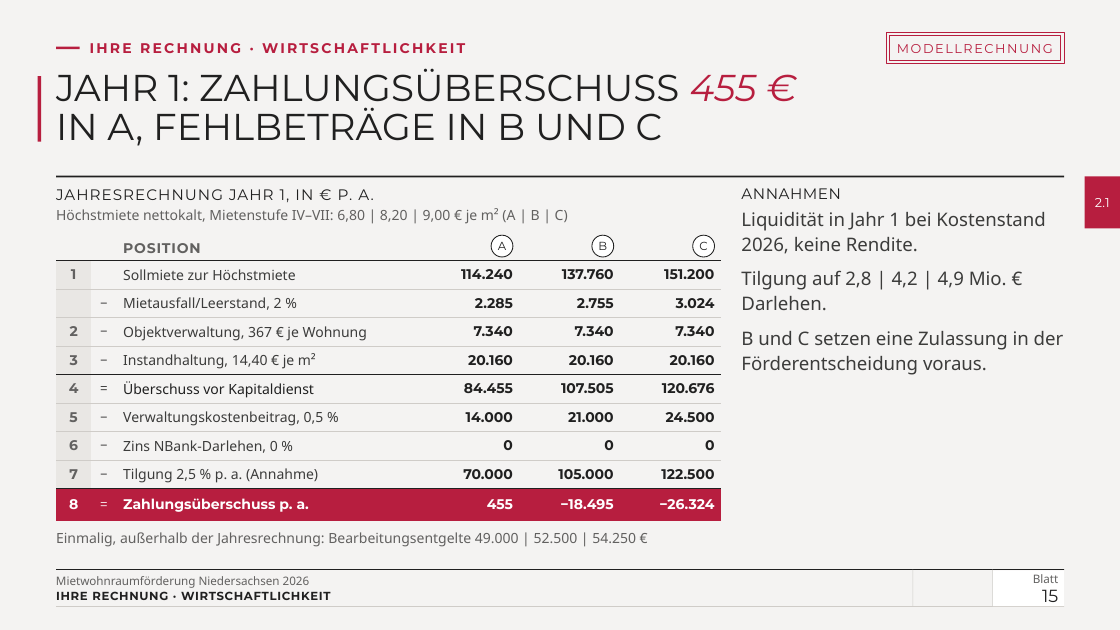
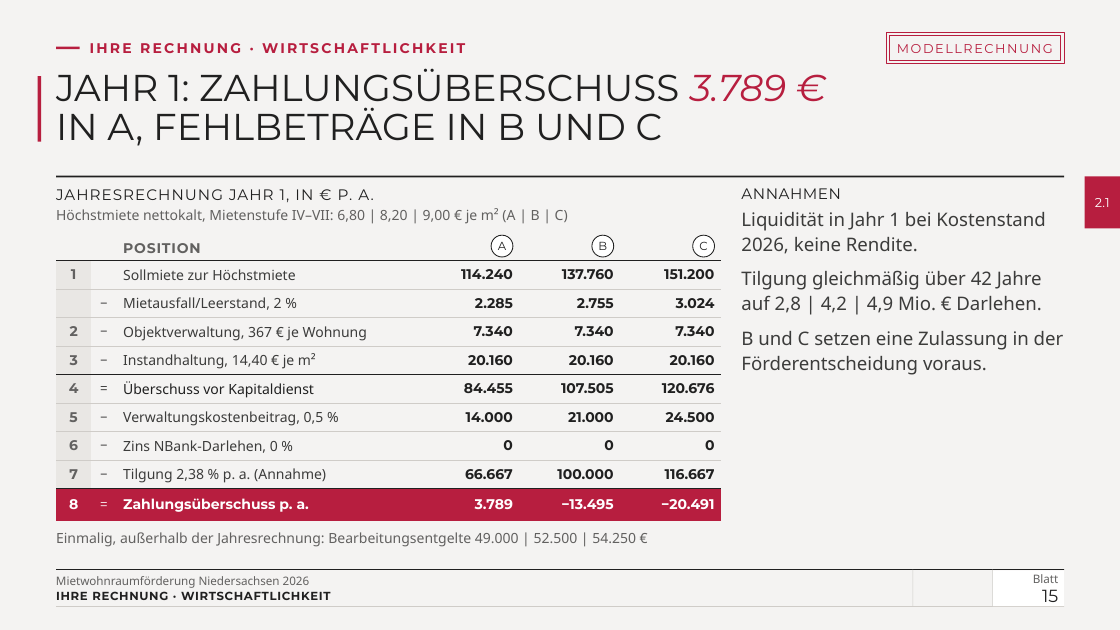
Before and after one commit to vgedaschko/NBank, a slide deck: slide 15 of praesentation/dist/PGN-Mietwohnraumfoerderung-Niedersachsen-2026-Vortrag.pptx. Drawn at 1120x630 pixels with LibreOffice and Linux fonts; fonts in the diff are those of the drawing; background and template pictures are left out. Boxes give left, top, right and bottom in pixels: in the first picture for what was removed or moved away, otherwise in the second. Text is boxed around its words. In the diff, an @@ line names an element or a change of style, - is before the commit and + after.

```diff
--- a/praesentation/dist/PGN-Mietwohnraumfoerderung-Niedersachsen-2026-Vortrag.pptx
+++ b/praesentation/dist/PGN-Mietwohnraumfoerderung-Niedersachsen-2026-Vortrag.pptx
@@ title at box(56, 68, 786, 110): text changed @@
-JAHR 1: ZAHLUNGSÜBERSCHUSS 455 €
+JAHR 1: ZAHLUNGSÜBERSCHUSS 3.789 €
@@ table at box(56, 235, 722, 521) @@
-row 9: 7 | − | Tilgung 2,5 % p. a. (Annahme) | 70.000 | 105.000 | 122.500
+row 9: 7 | − | Tilgung 2,38 % p. a. (Annahme) | 66.667 | 100.000 | 116.667
-row 10: 8 | = | Zahlungsüberschuss p. a. | 455 | −18.495 | −26.324
+row 10: 8 | = | Zahlungsüberschuss p. a. | 3.789 | −13.495 | −20.491
@@ text at box(741, 270, 1042, 313): text changed @@
-Tilgung auf 2,8 | 4,2 | 4,9 Mio. € Darlehen.
+Tilgung gleichmäßig über 42 Jahre auf 2,8 | 4,2 | 4,9 Mio. € Darlehen.
```
Also in this commit, not shown: 7 other slides changed, 17 other files.
